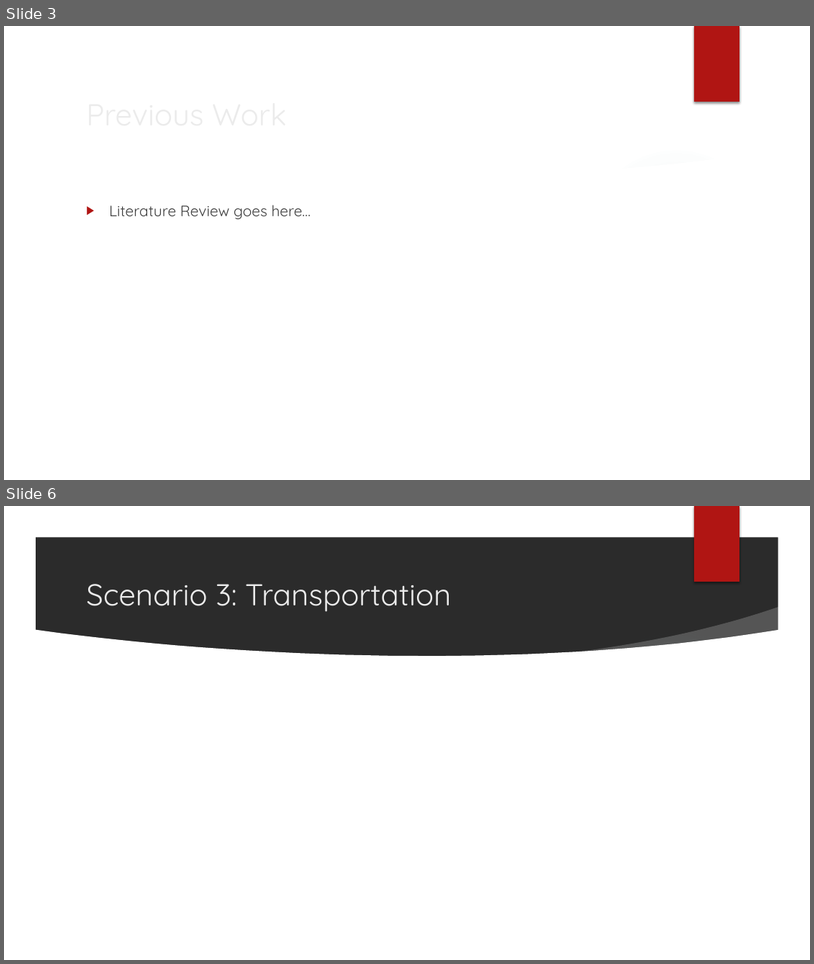
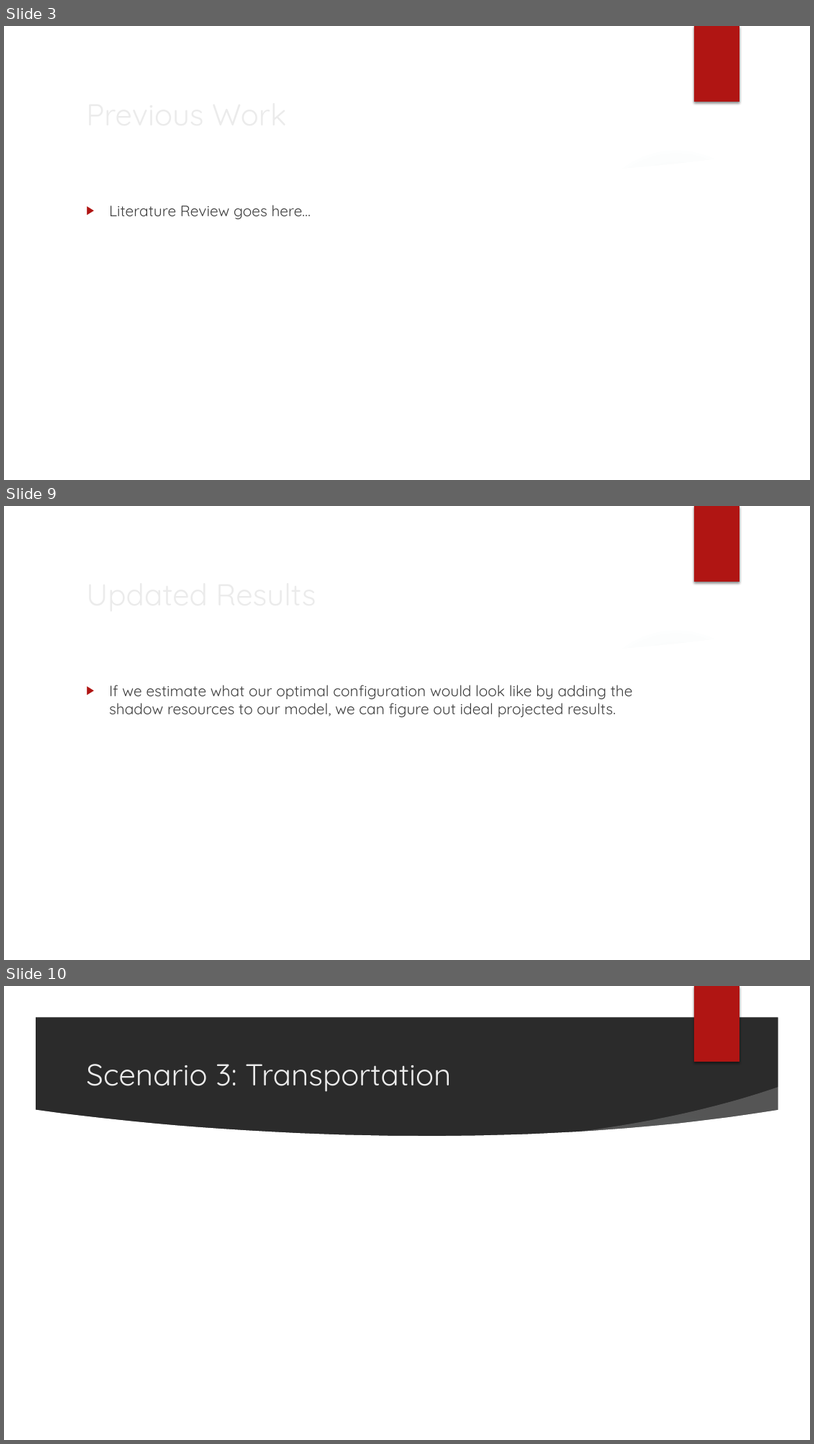
Before and after one commit to cwhd/cobot-operations, a slide deck: Cobot Cleaners.pptx. Shown one above the other, each under a label of ours: slides 3 and 6 before the commit, slides 3, 9 and 10 after it; the slides between them are not shown. The pictures are 814x964 and 814x1444 pixels, drawn with LibreOffice and Linux fonts; fonts in the diff are those of the drawing; background and template pictures are left out; a plain dark background stands for a picture behind light text. Boxes give left, top, right and bottom in pixels: in the first picture for what was removed or moved away, otherwise in the second. Text is boxed around its words. In the diff, an @@ line names an element or a change of style, - is before the commit and + after.

```diff
--- a/Cobot Cleaners.pptx
+++ b/Cobot Cleaners.pptx
@@ slide 9 added at (4, 506, 810, 960), background picture (left out); not listed: 7 template elements that a slide beside it also shows @@
@@ title added at (80, 570, 664, 617), 36 pt, text #EBEBEB @@
+Updated Results
@@ text added at (109, 685, 633, 717), 18 pt, text #404040 @@
+▶ If we estimate what our optimal configuration would look like by adding the shadow resources to our model, we can figure out ideal projected results.
@@ what was slide 6 is now slide 10 @@
```
Also in this commit, not shown: 2 slides changed, 4 other slides added, 1 slide removed, 1 other file.
